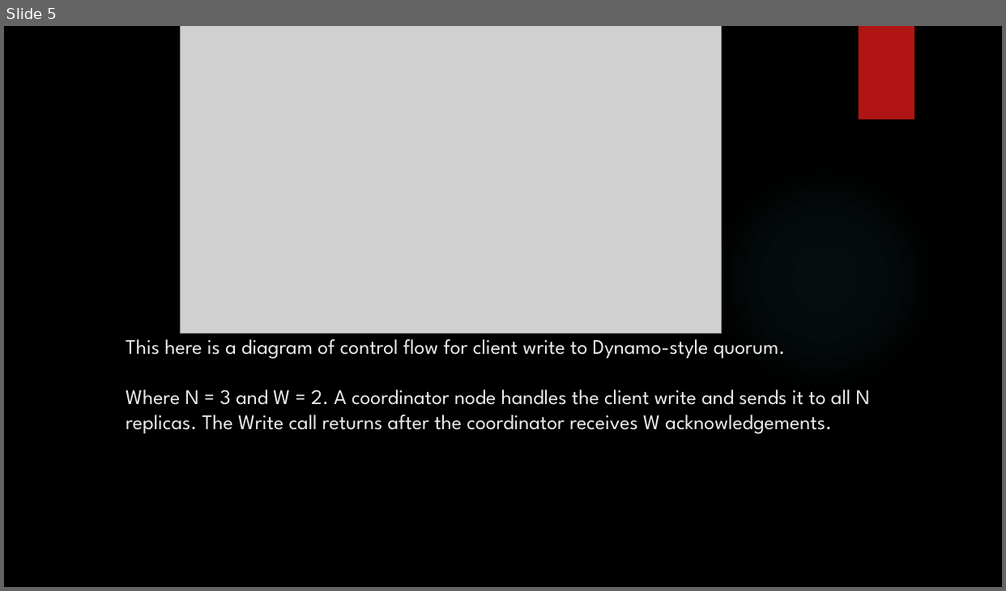
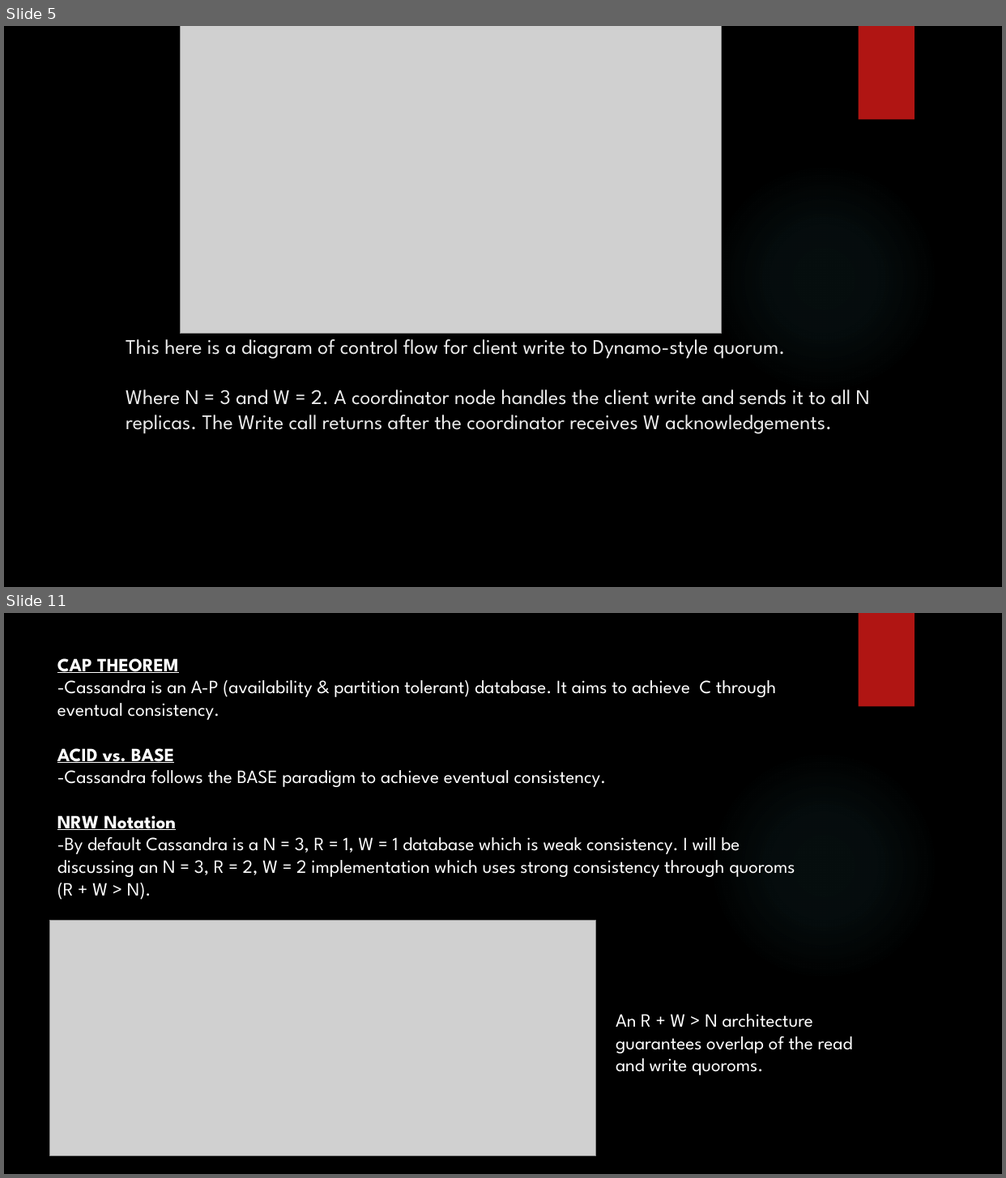
Before and after one commit to MaxWOU/cs364pptx, a slide deck: group6slidshow.pptx. Shown one above the other, each under a label of ours: slide 5 before the commit, slides 5 and 11 after it; the slides between them are not shown. The pictures are 1006x591 and 1006x1178 pixels, drawn with LibreOffice and Linux fonts; fonts in the diff are those of the drawing; grey boxes stand for pictures; background and template pictures are left out. Boxes give left, top, right and bottom in pixels: in the first picture for what was removed or moved away, otherwise in the second. Text is boxed around its words. In the diff, an @@ line names an element or a change of style, - is before the commit and + after.

```diff
--- a/group6slidshow.pptx
+++ b/group6slidshow.pptx
@@ slide 11 added at box(4, 613, 1002, 1174), background picture (left out); not listed: 2 template elements that a slide beside it also shows @@
@@ text added at box(57, 658, 795, 900), 18 pt, text #FFFFFF @@
+CAP THEOREM
+-Cassandra is an A-P (availability & partition tolerant) database. It aims to achieve C through eventual consistency.
+ACID vs. BASE
+-Cassandra follows the BASE paradigm to achieve eventual consistency.
+NRW Notation
+-By default Cassandra is a N = 3, R = 1, W = 1 database which is weak consistency. I will be discussing an N = 3, R = 2, W = 2 implementation which uses strong consistency through quoroms (R + W > N).
@@ picture added at box(49, 921, 595, 1156) @@
@@ text added at box(616, 1014, 853, 1076), 18 pt, text #FFFFFF @@
+An R + W > N architecture guarantees overlap of the read and write quoroms.
```
Also in this commit, not shown: 2 slides changed, 5 other slides added.
